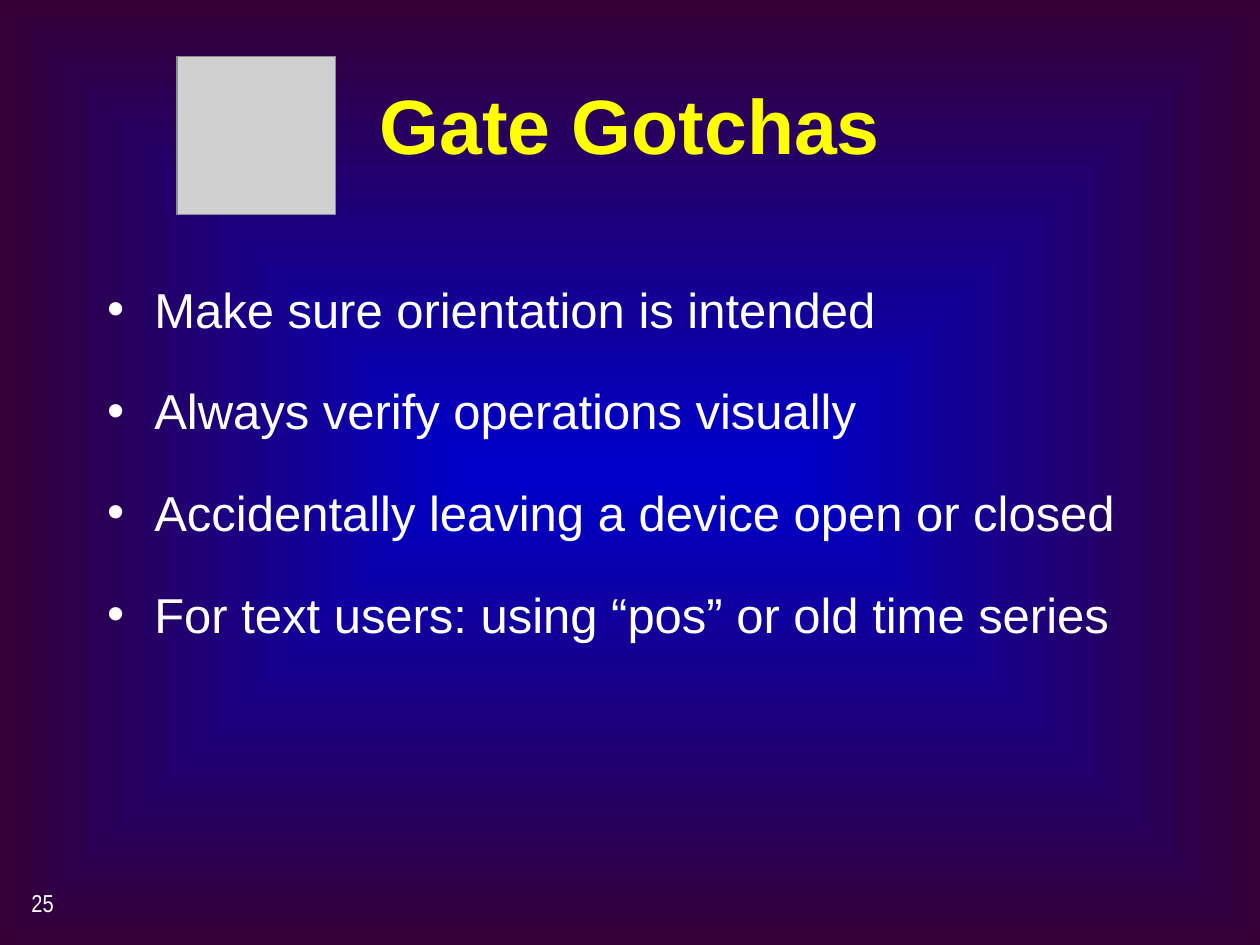
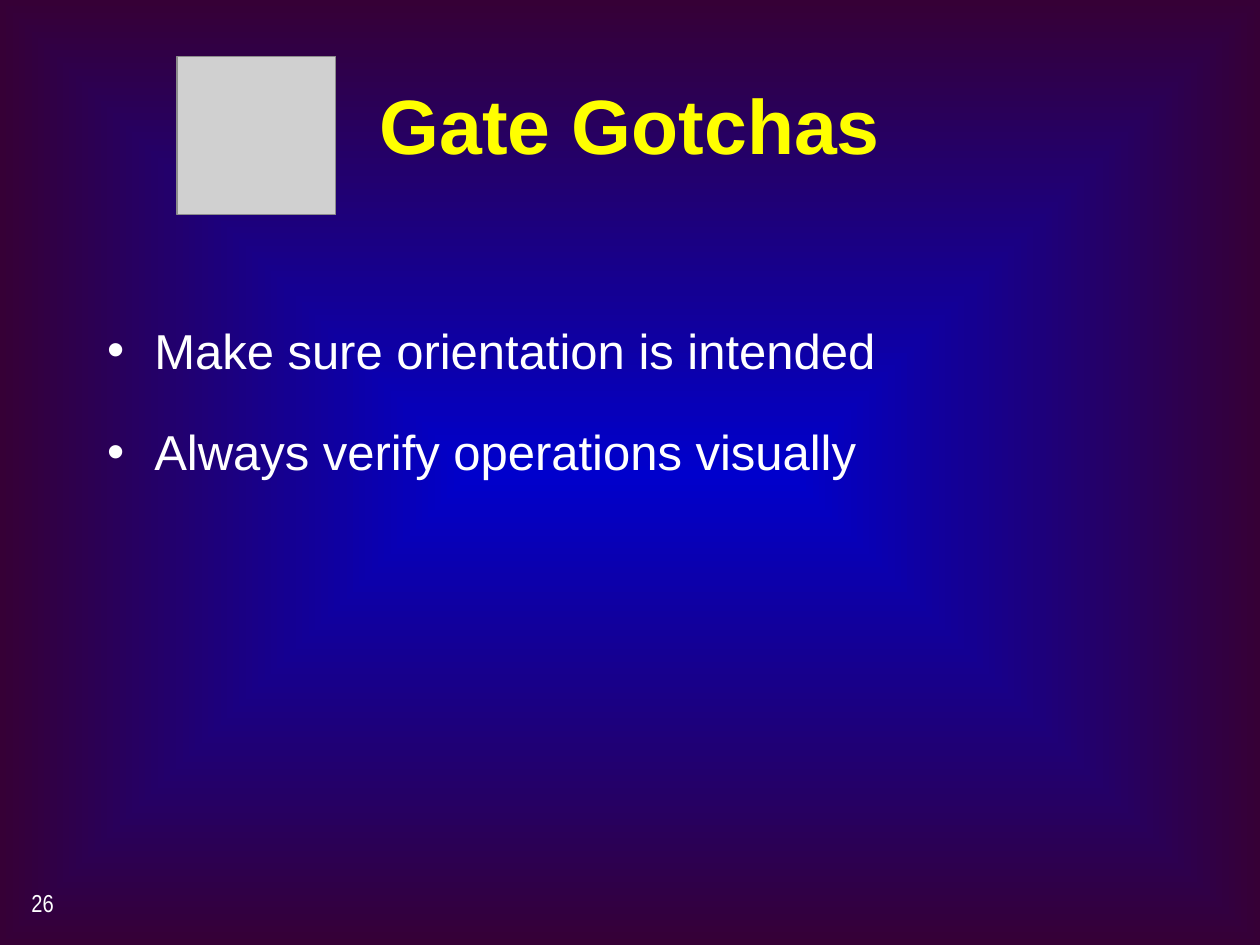
Before and after one commit to CADWRDeltaModeling/dsm2, a slide deck: slide 26 of dsm2/presentations/BT2_Reservoir_Gate_Transfer.ppt (slide 25 before the commit). Drawn at 1260x945 pixels with LibreOffice and Linux fonts; fonts in the diff are those of the drawing; grey boxes stand for pictures. Boxes give left, top, right and bottom in pixels: in the first picture for what was removed or moved away, otherwise in the second. Text is boxed around its words. In the diff, an @@ line names an element or a change of style, - is before the commit and + after.

```diff
--- a/dsm2/presentations/BT2_Reservoir_Gate_Transfer.ppt
+++ b/dsm2/presentations/BT2_Reservoir_Gate_Transfer.ppt
@@ text "Make sure orientation is intended" moved from (x1=154, y1=292, x2=1114, y2=643) to (x1=154, y1=333, x2=875, y2=481) @@
@@ text at (x1=154, y1=492, x2=1114, y2=643): paragraphs removed @@
-• Accidentally leaving a device open or closed
-• For text users: using “pos” or old time series
@@ page number at (x1=31, y1=895, x2=53, y2=913): text changed @@
-25
+26
```
Also in this commit, not shown: 11 other slides changed, 5 slides added, 3 slides removed.
